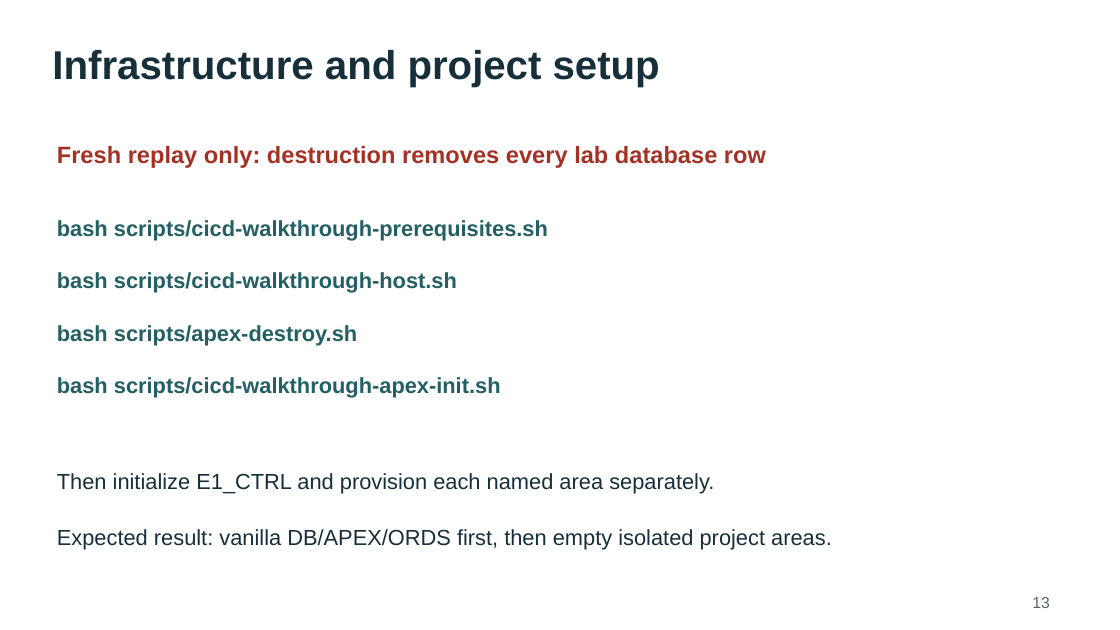
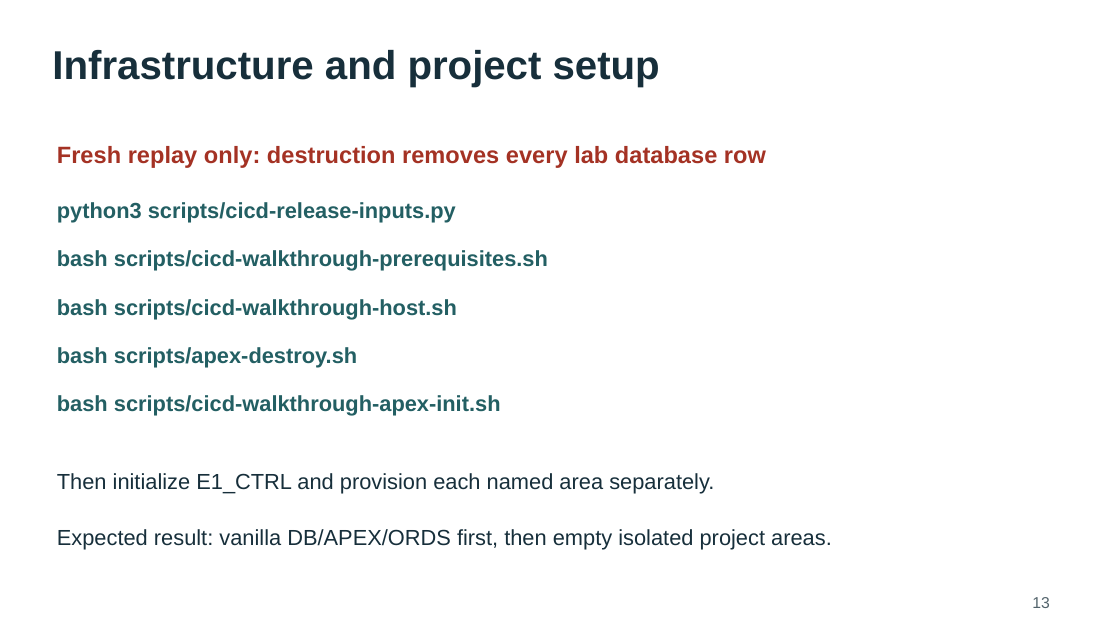
Before and after one commit to rstyczynski/APEX_CICD, a slide deck: slide 13 of progress/E.1/sprint_E.1_increment_demo.pptx. Drawn at 1120x630 pixels with LibreOffice and Linux fonts; fonts in the diff are those of the drawing. Boxes give left, top, right and bottom in pixels: in the first picture for what was removed or moved away, otherwise in the second. Text is boxed around its words. In the diff, an @@ line names an element or a change of style, - is before the commit and + after.

```diff
--- a/progress/E.1/sprint_E.1_increment_demo.pptx
+++ b/progress/E.1/sprint_E.1_increment_demo.pptx
@@ text added at box(57, 202, 456, 223), 18.8 pt, text #235F63, bold @@
+python3 scripts/cicd-release-inputs.py
@@ text "bash scripts/cicd-walkthrough-prerequisites.sh": place and size @@
-text "bash scripts/cicd-walkthrough-prerequisites.sh" at box(57, 220, 548, 240)
+text "bash scripts/cicd-walkthrough-prerequisites.sh" at box(57, 250, 548, 271)
@@ text "bash scripts/cicd-walkthrough-host.sh": place and size @@
-text "bash scripts/cicd-walkthrough-host.sh" at box(57, 272, 457, 293)
+text "bash scripts/cicd-walkthrough-host.sh" at box(57, 299, 457, 319)
@@ text "bash scripts/apex-destroy.sh": place and size @@
-text "bash scripts/apex-destroy.sh" at box(57, 325, 357, 345)
+text "bash scripts/apex-destroy.sh" at box(57, 347, 357, 367)
@@ text "bash scripts/cicd-walkthrough-apex-init.sh": place and size @@
-text "bash scripts/cicd-walkthrough-apex-init.sh" at box(57, 377, 501, 398)
+text "bash scripts/cicd-walkthrough-apex-init.sh" at box(57, 395, 501, 415)
```
Also in this commit, not shown: 9 other slides changed, 1 slide added, 14 other files.
